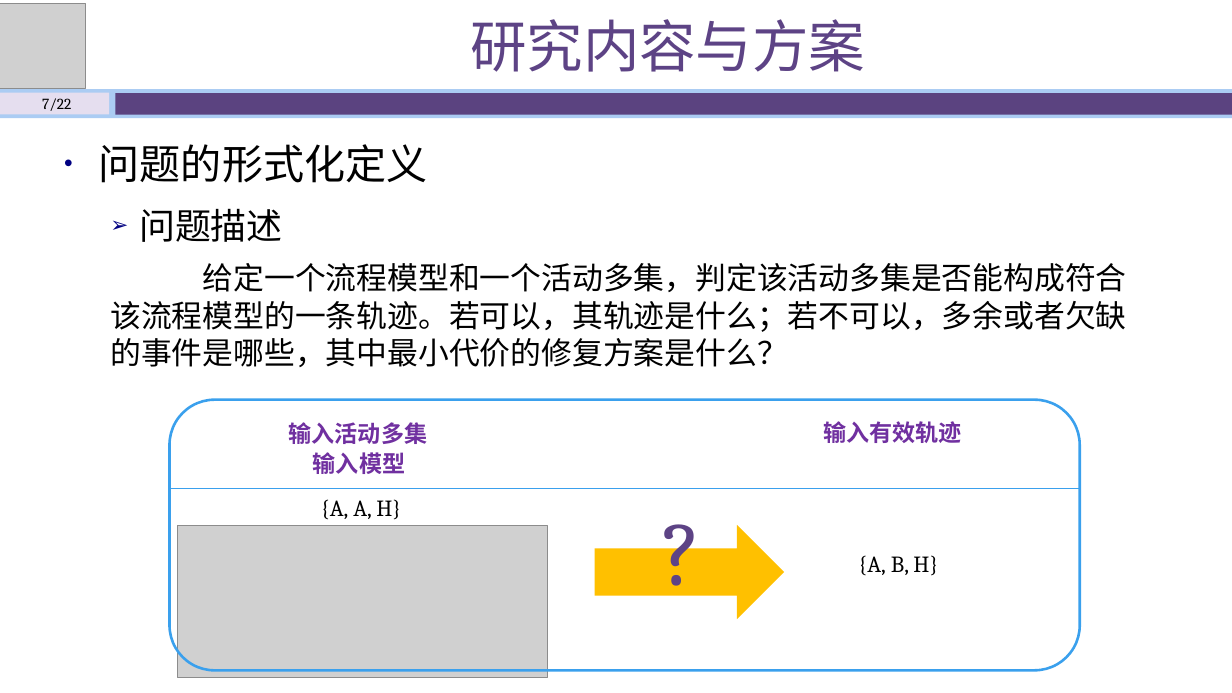
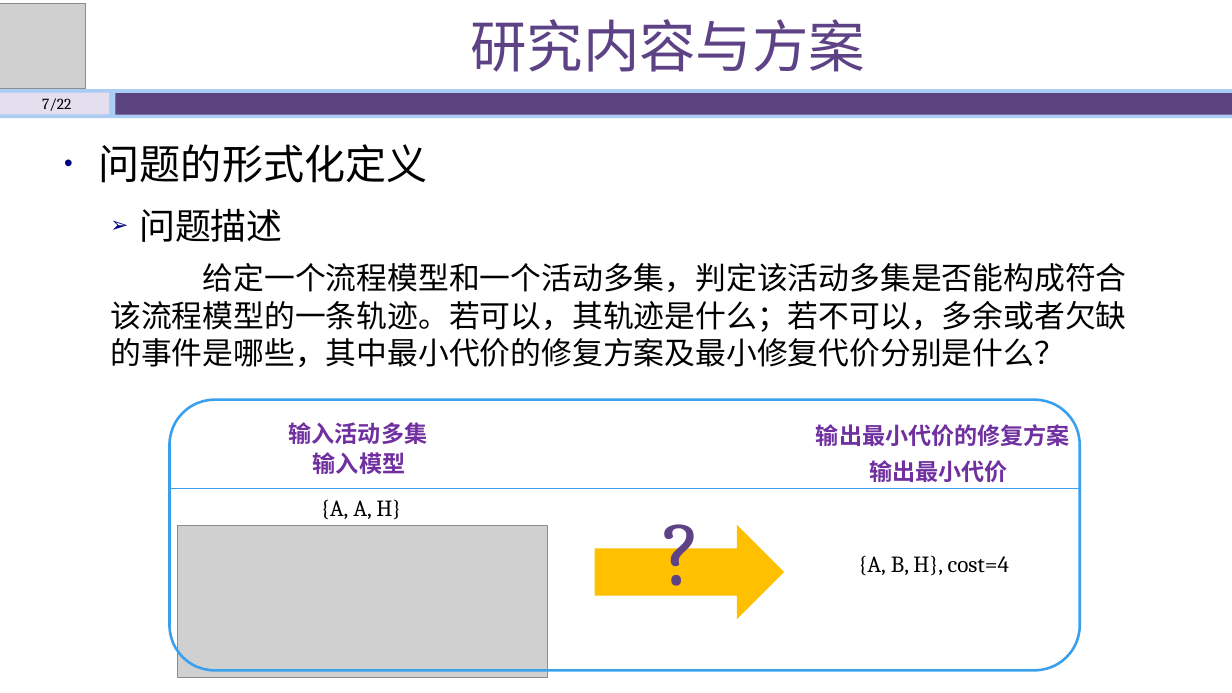
Before and after one commit to shawn47/0930, a slide deck: slide 7 of 开题答辩930-动画版.pptx. Drawn at 1232x693 pixels with LibreOffice and Linux fonts; fonts in the diff are those of the drawing; grey boxes stand for pictures. Boxes give left, top, right and bottom in pixels: in the first picture for what was removed or moved away, otherwise in the second. Text is boxed around its words. In the diff, an @@ line names an element or a change of style, - is before the commit and + after.

```diff
--- a/开题答辩930-动画版.pptx
+++ b/开题答辩930-动画版.pptx
@@ text at box(110, 263, 1127, 367): text changed @@
-  给定一个流程模型和一个活动多集，判定该活动多集是否能构成符合该流程模型的一条轨迹。若可以，其轨迹是什么；若不可以，多余或者欠缺的事件是哪些，其中最小代价的修复方案是什么？
+  给定一个流程模型和一个活动多集，判定该活动多集是否能构成符合该流程模型的一条轨迹。若可以，其轨迹是什么；若不可以，多余或者欠缺的事件是哪些，其中最小代价的修复方案及最小修复代价分别是什么？
@@ text at box(816, 424, 1070, 446): text changed @@
-输入有效轨迹
+输出最小代价的修复方案
@@ text added at box(869, 460, 1008, 482), 18 pt, text #7030A0, bold @@
+输出最小代价
@@ text at box(858, 555, 1009, 576): text changed @@
-{A, B, H}
+{A, B, H}, cost=4
```
Also in this commit, not shown: 10 other slides changed, 3 other files.
